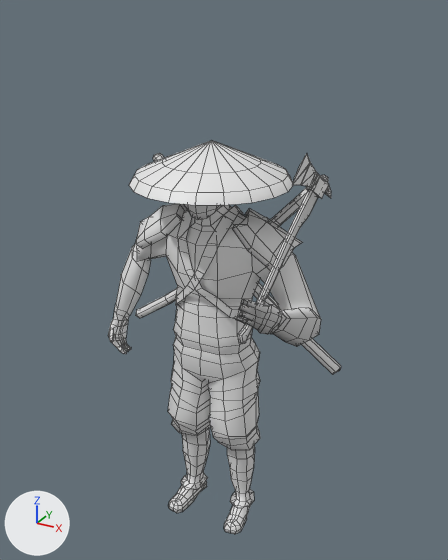
The OBJ model Project/models/secondwarrior/SecondWarriorAttack/SecondStand.obj: old version first, new version second.
Both versions are drawn from a 50 mm camera at (0.871, -1.488, 1.692) aimed at (0.012, 0.075, 0.91). Lighting does not change. The marker at lower left points along +X, +Y and +Z. Mesh edges are drawn as thin lines. Materials are left out; every surface is plain grey. Where no turn or scale is listed for an object, it has been applied to the vertices. Vertices at the same position are counted once.

Objects in the first picture: 'SecondStand'.
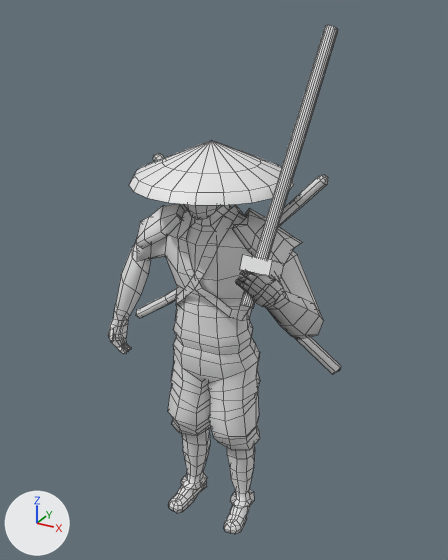
Location of each change, [x1, y1, x2, y2] in pixels of the pictures (448 x 560 px; the box of a moved part takes in the faces that stretch with it):
'SecondStand', reshaped (29% taller): before [108, 140, 341, 534]; after [108, 25, 341, 534]
part 1 of me_secondstand, added: after [240, 25, 338, 308]
part 2 of me_secondstand, deleted: before [238, 154, 331, 344]
part 3 of me_secondstand, moved or reshaped: before [235, 253, 321, 347]; after [235, 251, 324, 340]
part 4 of me_secondstand, moved or reshaped: [150, 235, 185, 302] in both

What the commit changed:
me_secondstand is used by ob_secondstand; location (0.0, 0.0, 0.0).
Verts and faces of me_secondstand; kept vertices keep their numbers, new ones are numbered from 1557.
Before the commit, vertices of me_secondstand: 467 (-0.135, 0.031, 0.879) at pixel (177, 284), 468 (-0.15, 0.075, 0.867), 472 (-0.171, 0.025, 0.979) at pixel (165, 254), 473 (-0.191, 0.091, 0.949).
me_secondstand had 1557 vertices, 1525 faces and spanned x -0.435..0.368, y -0.28..0.292, z -0.005..1.366.
me_secondstand now has 1444 vertices, 1424 faces and spans x -0.435..0.368, y -0.214..0.292, z -0.005..1.649.
me_secondstand part 1: a new loose piece of 42 vertices spanning x 0.204..0.286, y -0.202..0.211, z 0.971..1.649.
me_secondstand part 2: the loose piece of 163 vertices spanning x 0.242..0.355, y -0.28..0.041, z 0.916..1.366 is deleted.
Part 3, on me_secondstand:
44 vertices are removed from x 0.221..0.251, y -0.263..-0.211, z 0.971..1.016.
50 faces are deleted.
102 vertices move from x 0.167..0.332, y -0.261..0.143, z 0.793..1.03 to x 0.203..0.336, y -0.214..0.136, z 0.766..1.084.
52 vertices are added at x 0.191..0.281, y -0.2..-0.087, z 1.037..1.113.
56 new faces join them.
Part 4, on me_secondstand:
Vertex 467 moves to (-0.136, 0.029, 0.879), pixel (176, 284).
Vertex 468 moves to (-0.152, 0.072, 0.867).
Vertex 473 moves to (-0.193, 0.088, 0.949).
Vertex 472 moves to (-0.172, 0.022, 0.979), pixel (164, 254).
